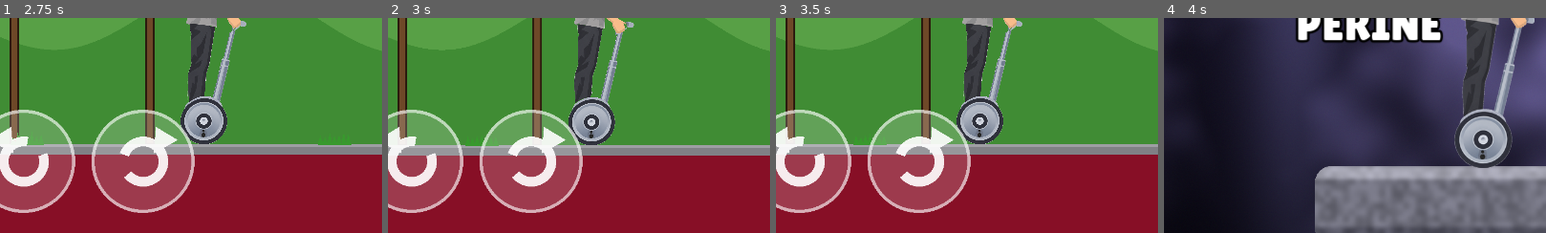
Above: before the commit, frames 1-4 (left to right).
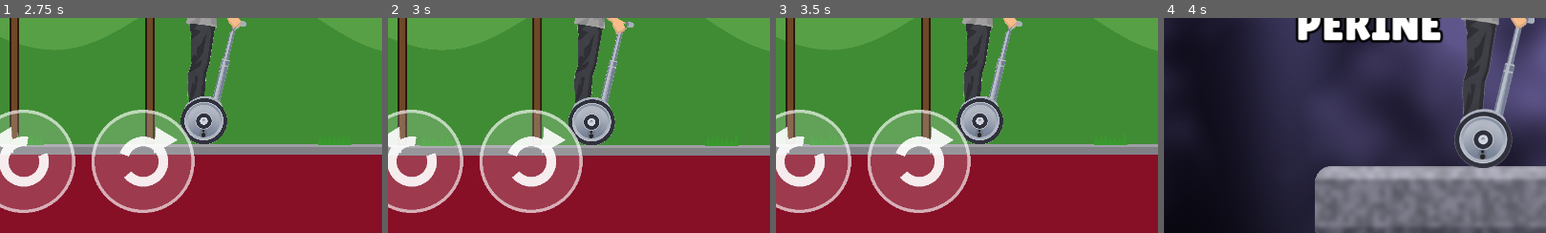
Above: after the commit, the same moments.

Repository: site-oficial-br-y/variant.agencia
Game: Godot game, scene res://levels/Abertura.tscn
Two runs of this game, one before a commit and one after it. Both use one fixed random seed, a clock stepped at 60 frames per second and the inputs below.
Inputs (mouse positions are % of the whole screen's width and height, from its top left):
- Up to frame 1 (2.75 s): tap Enter at 0.5 s; move the mouse to (72, 45) at 0.52 s; hold D 0.53-1.25 s; tap Space (eject) at 0.6 s; click (72, 45) at 0.67 s; click (92, 87) at 1.25 s; click "FASE 1" at 2 s
- Up to frame 2 (3 s): click "R" at 2.75 s
- Up to frame 3 (3.5 s): no input
- Up to frame 4 (4 s): click "TROCAR" at 3.5 s
The pictures show only the part of the screen within x 7-57%, y 50-100%; the shares and areas given below are measured in that part.

Frame 1 is identical in both runs. In frame 2, 0.1% of the frame differs, in the area x 8-92%, y 59-60%; in frame 3, 0.1%; in frame 4, nothing differs.

Commit message:
Bicho Ehn: Erick equilibravel, minas com saida, ganchos pro arpao do Gorisch
- Monociclo meio estavel (volta devagar pro prumo, balanca sozinho, botoes suaves)
- Minas: duas, cada uma com lombadinha de pulo antes e placa de aviso
- Ganchos (poste + argola) em cima de cada vao; arpao mira sozinho no gancho
  mais perto a frente, senao varre 30-80 graus atras de estrutura

Co-Authored-By: Claude Opus 5.5 <noreply@anthropic.com>
Claude-Session: https://claude.ai/code/session_014hX2KsBke7Sq6MsZDXhCCQ

Diff:
--- a/jogo-godot/actors/Player.gd
+++ b/jogo-godot/actors/Player.gd
@@ -476,7 +476,30 @@
 	b.body_entered.connect(func(_o: Node) -> void: estoura.call_deferred())
 	get_tree().create_timer(2.2).timeout.connect(estoura)
 
-## arpão: no toque, procura parede/chão à frente e acima (até 5 mil px); preso, a
+## mira automática: a argola de gancho mais perto à frente (até 5,5 mil px); sem
+## argola, varre de 30° a 80° pra cima e prende na primeira estrutura que achar
+func _mirar_arpao(de: Vector2) -> Dictionary:
+	var melhor: Node2D = null
+	var dist := 5500.0
+	for g in get_tree().get_nodes_in_group("gancho"):
+		var gp := (g as Node2D).global_position
+		var d := de.distance_to(gp)
+		if gp.x > de.x - 300.0 and gp.y < de.y + 200.0 and d < dist:
+			melhor = g
+			dist = d
+	if melhor:
+		return {"corpo": melhor, "ponto": melhor.global_position}
+	var espaco := get_world_2d().direct_space_state
+	for graus in [30.0, 40.0, 50.0, 60.0, 70.0, 80.0]:
+		var direcao := Vector2.RIGHT.rotated(chassi.rotation - deg_to_rad(graus))
+		var q := PhysicsRayQueryParameters2D.create(de, de + direcao * 5000.0, 0b1001)
+		q.exclude = [chassi.get_rid()]
+		var hit := espaco.intersect_ray(q)
+		if not hit.is_empty():
+			return {"corpo": hit["collider"], "ponto": hit["position"]}
+	return {}
+
+## arpão: no toque, procura gancho/estrutura à frente e acima; preso, a
 ## corda puxa o veículo e vai encurtando enquanto segura; soltar o botão libera
 func _arpoar(apertou: bool, segura: bool, delta: float) -> void:
 	if _corda == null:
@@ -489,17 +512,14 @@
 		_corda.visible = false
 		if apertou and recarga <= 0.0:
 			var de := chassi.global_position + Vector2(0, -300)
-			var direcao := Vector2.RIGHT.rotated(chassi.rotation - deg_to_rad(52.0))
-			var q := PhysicsRayQueryParameters2D.create(de, de + direcao * 5000.0, 0b1001)
-			q.exclude = [chassi.get_rid()]
-			var hit := get_world_2d().direct_space_state.intersect_ray(q)
 			_usar(0.6)
 			Audio.tocar("metal", 0.6)
-			if hit.is_empty():
+			var alvo := _mirar_arpao(de)
+			if alvo.is_empty():
 				return
-			var alvo: Node2D = hit["collider"]
-			_arpao = {"corpo": alvo, "local": alvo.to_local(hit["position"]),
-				"comp": de.distance_to(hit["position"]) * 0.92}
+			var no: Node2D = alvo["corpo"]
+			_arpao = {"corpo": no, "local": no.to_local(alvo["ponto"]),
+				"comp": de.distance_to(alvo["ponto"]) * 0.92}
 		return
 	var corpo: Node2D = _arpao["corpo"]
 	if not segura or not is_instance_valid(corpo):
--- a/jogo-godot/levels/Main.gd
+++ b/jogo-godot/levels/Main.gd
@@ -423,13 +423,17 @@
 func _fosso(x0: float, x1: float, y: float) -> void:
 	pecas.terreno(PackedVector2Array([Vector2(x0, y + 1400), Vector2(x1, y + 1400)]), y + 2100.0, false)
 	pecas.espinhos(x0 + 40, x1 - 40, y + 1400)
-
-## campo minado: três minas no caminho (pula, desvia ou leva o tranco)
+	mec.gancho(Vector2((x0 + x1) / 2.0, y - 1500.0), x0 - 150.0, y)   # rota do arpão por cima do vão
+
+## minas com saída: cada uma tem uma lombadinha de pulo antes. Embalado você salta
+## por cima; devagar, encosta e leva o tranco (pode perder perna, não morre na hora)
 func _t_minas(p: Vector2) -> Vector2:
-	_t_plano(p, 3200, false)
-	for dx in [900.0, 1800.0, 2600.0]:
-		mec.mina(p + Vector2(dx, 0))
-	return p + Vector2(3200, 0)
+	_t_plano(p, 4600, false)
+	for dx in [1200.0, 3200.0]:
+		pecas.rampa(p.x + dx - 900, p.x + dx - 300, p.y, 170)
+		mec.mina(p + Vector2(dx + 150, 0))
+		pecas.placa_perigo(p + Vector2(dx - 1100, 0))
+	return p + Vector2(4600, 0)
 
 ## drone-bomba pairando: acorda quando você chega e te persegue; corra
 func _t_drone(p: Vector2) -> Vector2:
--- a/jogo-godot/levels/Mecanicas.gd
+++ b/jogo-godot/levels/Mecanicas.gd
@@ -116,6 +116,29 @@
 	tw.tween_property(olho, "modulate:a", 1.0, 0.3)
 	_vivos.append({"tipo": "drone", "no": n, "helice": helice, "olho": olho, "base": pos, "alcance": alcance,
 		"ativa": false, "pavio": 6.0, "vel": Vector2.ZERO, "bip": 0.0})
+
+# ---------- gancho do arpão ----------
+## poste vermelho com braço por cima do vão e argola pendurada: é onde o arpão
+## do Gorisch prende (camada própria: ninguém bate nele, só o arpão acha)
+func gancho(argola: Vector2, base_x: float, chao: float) -> void:
+	var topo := argola.y - 420.0
+	pecas.barra_metal(Vector2(base_x, chao), Vector2(base_x, topo), 60.0, Pecas.VERMELHO, -2)
+	pecas.barra_metal(Vector2(base_x, topo), Vector2(argola.x + 120.0, topo), 44.0, Pecas.VERMELHO, -2)
+	pecas.barra_metal(Vector2(base_x, topo + 300), Vector2(base_x + signf(argola.x - base_x) * 300.0, topo), 26.0, Pecas.VERMELHO, -2)
+	pecas.linha(PackedVector2Array([Vector2(argola.x, topo), argola + Vector2(0, -70)]), 14.0, Color(0.3, 0.3, 0.32), -1)
+	var sb := StaticBody2D.new()
+	sb.collision_layer = 0b10000000
+	sb.collision_mask = 0
+	sb.position = argola
+	var cs := CollisionShape2D.new()
+	var c := CircleShape2D.new()
+	c.radius = 80.0
+	cs.shape = c
+	sb.add_child(cs)
+	raiz.add_child(sb)
+	sb.add_to_group("gancho")
+	pecas.linha(_circulo(70, 20) + PackedVector2Array([Vector2(70, 0)]), 24.0, Pecas.AMARELO, 4, sb)
+	pecas.linha(_circulo(70, 20) + PackedVector2Array([Vector2(70, 0)]), 8.0, Color(1, 0.95, 0.6), 4, sb)
 
 # ---------- plataformas ----------
 func _laje(centro: Vector2, larg: float, cor := Pecas.CINZA, corpo: PhysicsBody2D = null) -> PhysicsBody2D:
--- a/jogo-godot/levels/Pecas.gd
+++ b/jogo-godot/levels/Pecas.gd
@@ -747,6 +747,16 @@
 	raiz.add_child(s)
 	return s
 
+## placa triangular de aviso (mina à frente)
+func placa_perigo(base: Vector2) -> void:
+	tabua(base, base + Vector2(0, -620), 34.0, -1, null, Color(0.3, 0.3, 0.32))
+	var c := base + Vector2(0, -760)
+	var tri := PackedVector2Array([c + Vector2(0, -170), c + Vector2(190, 130), c + Vector2(-190, 130)])
+	poligono(tri, AMARELO, -1)
+	linha(_fechar(tri), 22.0, Color(0.12, 0.12, 0.12), -1)
+	poligono(Pecas.retangulo(c + Vector2(0, -15), Vector2(30, 140)), Color(0.12, 0.12, 0.12), -1)
+	poligono(Pecas.retangulo(c + Vector2(0, 85), Vector2(30, 30)), Color(0.12, 0.12, 0.12), -1)
+
 func cone(base: Vector2, escala := 1.6) -> void:
 	sprite("cone", base, escala, -1)
 
Not shown, changed: rodas/godot/index.html
Not shown, changed: rodas/godot/index.pck
